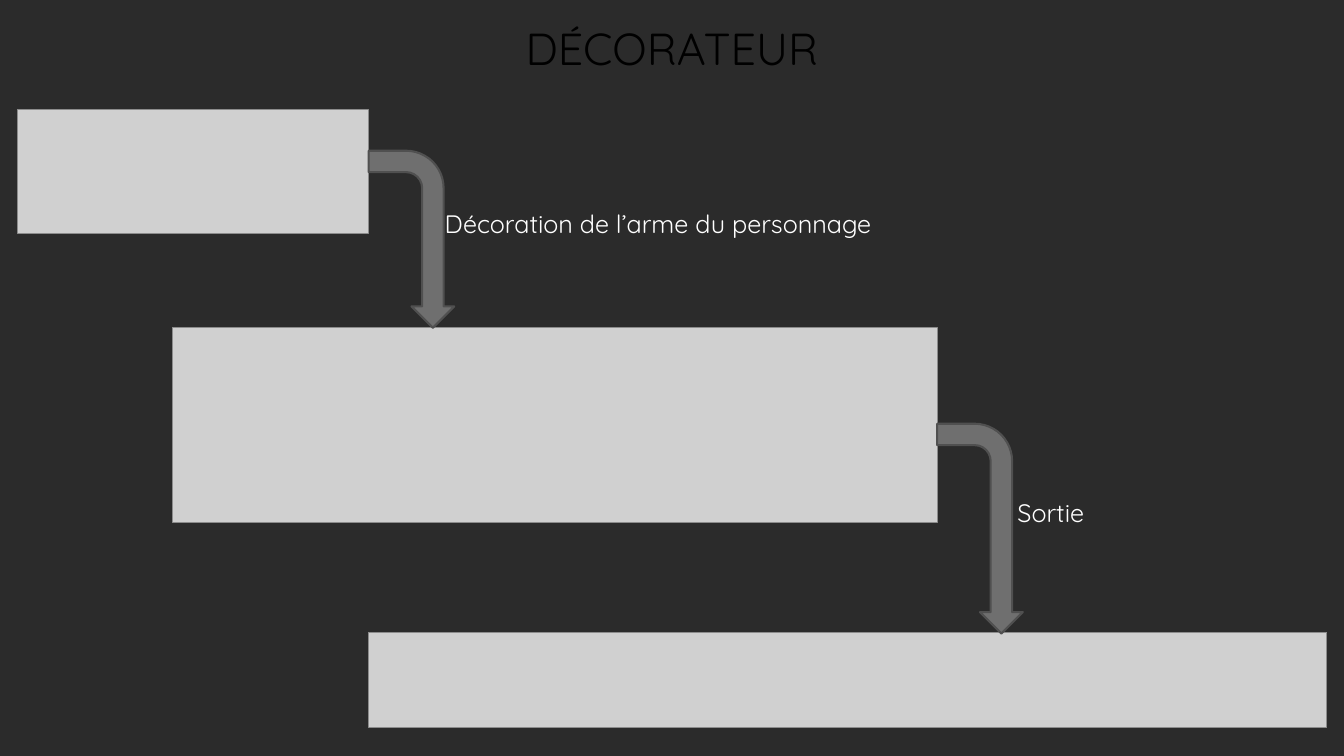
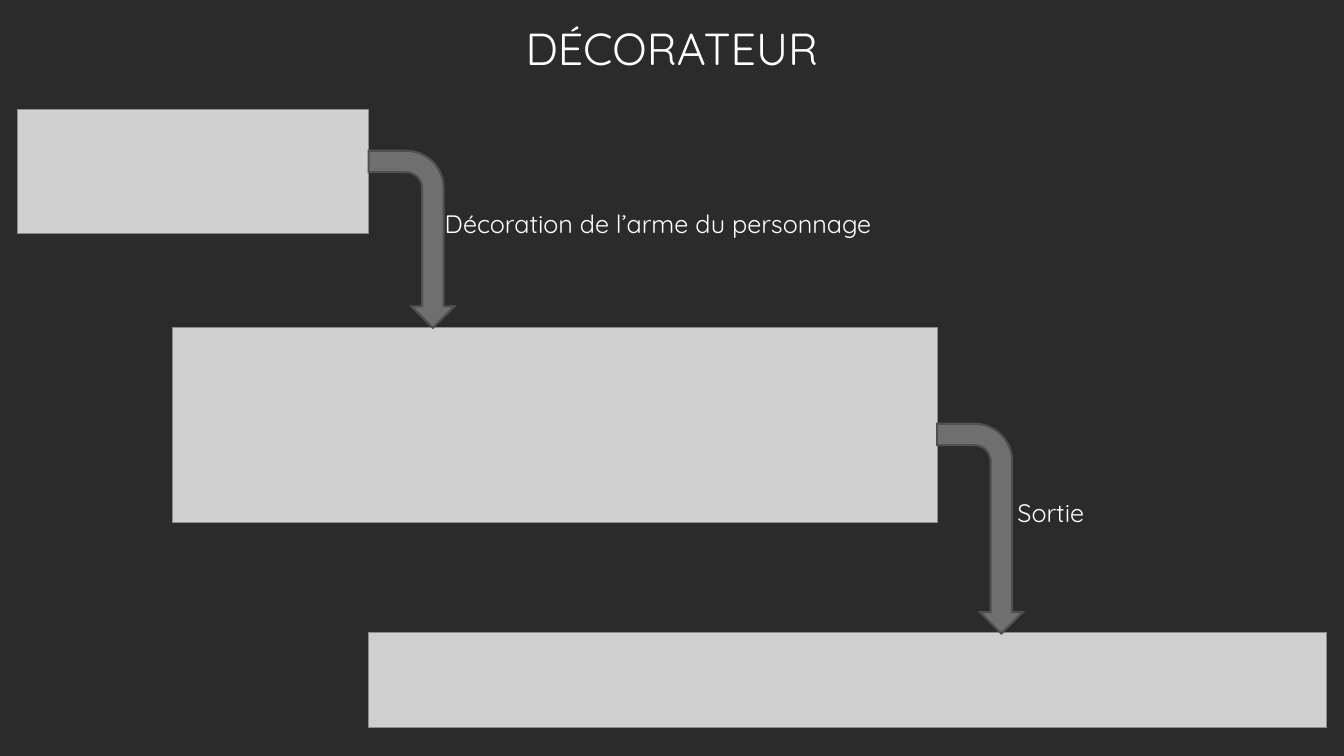
Before and after one commit to Waesz/Fight_Pattern-, a slide deck: slide 11 of Patron de conception.odp. Drawn at 1344x756 pixels with LibreOffice and Linux fonts; fonts in the diff are those of the drawing; grey boxes stand for pictures; background and template pictures are left out; a plain dark background stands for a picture behind light text. Boxes give left, top, right and bottom in pixels: in the first picture for what was removed or moved away, otherwise in the second. Text is boxed around its words. In the diff, an @@ line names an element or a change of style, - is before the commit and + after.

```diff
--- a/Patron de conception.odp
+++ b/Patron de conception.odp
@@ title "DÉCORATEUR" at (526, 26, 819, 66): text colour #000000 to #FFFFFF @@
```
Also in this commit, not shown: 15 other slides changed, 1 slide added, 11 other files.
